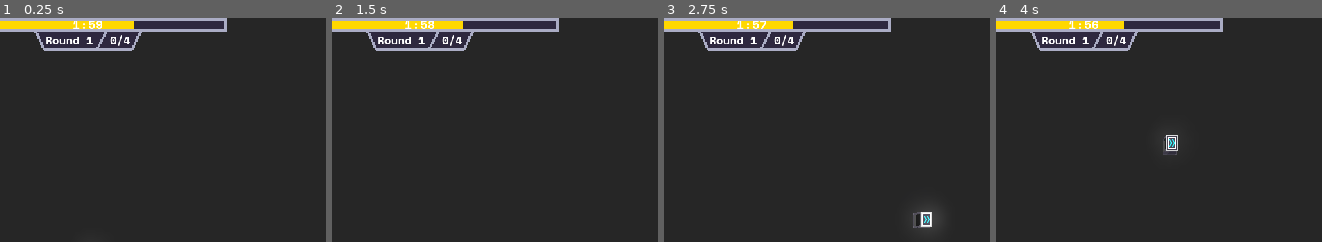
Above: before the commit, frames 1-4 (left to right).
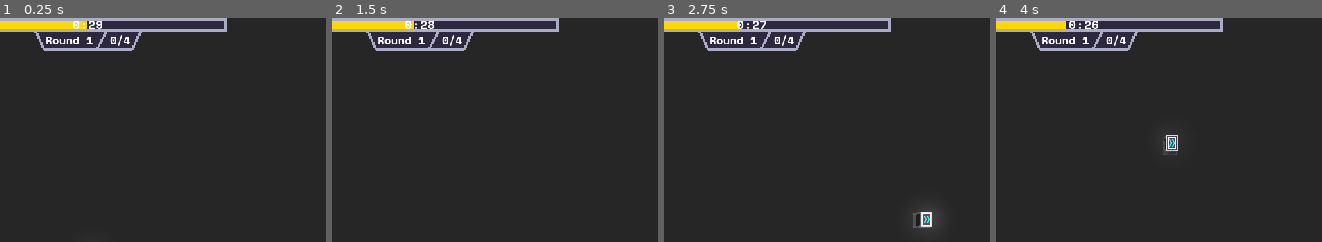
Above: after the commit, the same moments.

Repository: apia46/ThingDeliverer
Game: Godot game, scene res://scenes/game.tscn
Same seed, same stepped clock (60 frames per second), same inputs: the game is played once before the commit and once after it.
Inputs (mouse positions are % of the whole screen's width and height, from its top left):
- Up to frame 1 (0.25 s): no input
- Up to frame 2 (1.5 s): click (58, 96) at 0.5 s; click "0" at 1.25 s
- Up to frame 3 (2.75 s): tap Enter at 2 s; move the mouse to (88, 45) at 2.02 s; hold D from 2.03 s (still down); tap E at 2.1 s; click (88, 45) at 2.17 s
- Up to frame 4 (4 s): release D at 2.75 s; drag from (37, 55) to (55, 70) at 2.77 s; tap Space at 3.5 s; move the mouse to (73, 28) at 3.52 s; hold D from 3.53 s (still down); tap F at 3.6 s; click (73, 28) at 3.67 s
The pictures show only the part of the screen within x 48-98%, y 0-50%; the shares and areas given below are measured in that part.

The runs differ from the first frame. In frame 1, 0.5% of the frame differs, in the area x 22-42%, y 1-5%; in frame 2, 0.5%; in frame 3, 0.6%; in frame 4, 0.6%, in the area x 21-40%, y 1-5%.

Commit message:
rounds system basically done

Diff:
--- a/scenes/endRoundScreen.tscn
+++ b/scenes/endRoundScreen.tscn
@@ -1,9 +1,13 @@
-[gd_scene load_steps=9 format=3 uid="uid://cxlfdyydtrumi"]
+[gd_scene load_steps=14 format=3 uid="uid://dwcm4ycttlsw1"]
 
 [ext_resource type="FontFile" uid="uid://mgbewlhf6ayn" path="res://resources/ui/SpaceMono-Bold.woff" id="1_agm60"]
+[ext_resource type="Script" uid="uid://cpjc0gipy7vj5" path="res://scripts/endRoundScreen.gd" id="1_klblk"]
 [ext_resource type="Texture2D" uid="uid://75jslkjx6ebq" path="res://resources/ui/undergroundSelected.png" id="2_qal0e"]
 [ext_resource type="FontFile" uid="uid://cbeu4lg1vkpgk" path="res://resources/ui/SpaceMono-Regular.woff" id="3_jeis1"]
 [ext_resource type="Texture2D" uid="uid://byvhjuk24w60g" path="res://resources/ui/entityButton.png" id="4_k1xcv"]
+
+[sub_resource type="StyleBoxFlat" id="StyleBoxFlat_vj7qv"]
+bg_color = Color(0, 0, 0, 0.501961)
 
 [sub_resource type="LabelSettings" id="LabelSettings_hl1qf"]
 font = ExtResource("1_agm60")
@@ -24,13 +28,20 @@
 font = ExtResource("3_jeis1")
 font_size = 24
 
-[node name="endRoundScreen" type="Control"]
-layout_mode = 3
+[sub_resource type="StyleBoxEmpty" id="StyleBoxEmpty_klblk"]
+
+[sub_resource type="StyleBoxEmpty" id="StyleBoxEmpty_20d63"]
+
+[sub_resource type="StyleBoxEmpty" id="StyleBoxEmpty_itomd"]
+
+[node name="endRoundScreen" type="Panel"]
 anchors_preset = 15
 anchor_right = 1.0
 anchor_bottom = 1.0
 grow_horizontal = 2
 grow_vertical = 2
+theme_override_styles/panel = SubResource("StyleBoxFlat_vj7qv")
+script = ExtResource("1_klblk")
 
 [node name="VBoxContainer" type="VBoxContainer" parent="."]
 layout_mode = 1
@@ -90,7 +101,12 @@
 label_settings = SubResource("LabelSettings_14ou0")
 horizontal_alignment = 1
 
+[node name="Button" type="Button" parent="VBoxContainer/options/option"]
+layout_mode = 2
+theme_override_styles/normal = SubResource("StyleBoxEmpty_klblk")
+
 [node name="option2" type="PanelContainer" parent="VBoxContainer/options"]
+unique_name_in_owner = true
 custom_minimum_size = Vector2(400, 80)
 layout_mode = 2
 theme_override_styles/panel = SubResource("StyleBoxFlat_vb2fb")
@@ -113,6 +129,45 @@
 [node name="Label" type="Label" parent="VBoxContainer/options/option2/MarginContainer/HBoxContainer"]
 layout_mode = 2
 size_flags_horizontal = 3
-text = "1x new space(s)"
+text = "other option"
 label_settings = SubResource("LabelSettings_14ou0")
 horizontal_alignment = 1
+
+[node name="Button2" type="Button" parent="VBoxContainer/options/option2"]
+layout_mode = 2
+theme_override_styles/normal = SubResource("StyleBoxEmpty_20d63")
+
+[node name="option3" type="PanelContainer" parent="VBoxContainer/options"]
+custom_minimum_size = Vector2(400, 80)
+layout_mode = 2
+theme_override_styles/panel = SubResource("StyleBoxFlat_vb2fb")
+
+[node name="MarginContainer" type="MarginContainer" parent="VBoxContainer/options/option3"]
+layout_mode = 2
+theme_override_constants/margin_left = 4
+theme_override_constants/margin_top = 4
+theme_override_constants/margin_right = 4
+theme_override_constants/margin_bottom = 4
+
+[node name="HBoxContainer" type="HBoxContainer" parent="VBoxContainer/options/option3/MarginContainer"]
+layout_mode = 2
+
+[node name="TextureRect" type="TextureRect" parent="VBoxContainer/options/option3/MarginContainer/HBoxContainer"]
+layout_mode = 2
+texture = ExtResource("4_k1xcv")
+expand_mode = 2
+
+[node name="Label" type="Label" parent="VBoxContainer/options/option3/MarginContainer/HBoxContainer"]
+layout_mode = 2
+size_flags_horizontal = 3
+text = "third opption"
+label_settings = SubResource("LabelSettings_14ou0")
+horizontal_alignment = 1
+
+[node name="Button3" type="Button" parent="VBoxContainer/options/option3"]
+layout_mode = 2
+theme_override_styles/normal = SubResource("StyleBoxEmpty_itomd")
+
+[connection signal="pressed" from="VBoxContainer/options/option/Button" to="." method="optionChosen" binds= [0]]
+[connection signal="pressed" from="VBoxContainer/options/option2/Button2" to="." method="optionChosen" binds= [1]]
+[connection signal="pressed" from="VBoxContainer/options/option3/Button3" to="." method="optionChosen" binds= [2]]
--- a/scenes/ui.tscn
+++ b/scenes/ui.tscn
@@ -81,6 +81,11 @@
 grow_horizontal = 2
 grow_vertical = 2
 script = ExtResource("1_7dvkv")
+
+[node name="endRoundScreen" parent="." instance=ExtResource("9_cgfq5")]
+unique_name_in_owner = true
+visible = false
+layout_mode = 1
 
 [node name="hotbar" type="HBoxContainer" parent="."]
 layout_mode = 1
@@ -178,15 +183,15 @@
 size_flags_vertical = 1
 theme_override_styles/background = SubResource("StyleBoxFlat_p7vwb")
 theme_override_styles/fill = SubResource("StyleBoxFlat_ktti3")
-max_value = 180.0
-value = 120.0
+max_value = 60.0
+value = 30.0
 allow_greater = true
 show_percentage = false
 
 [node name="timer" type="Label" parent="VBoxContainer/timerPanel"]
 unique_name_in_owner = true
 layout_mode = 2
-text = "02:00"
+text = "00:30"
 label_settings = SubResource("LabelSettings_cgfq5")
 horizontal_alignment = 1
 vertical_alignment = 1
@@ -234,10 +239,5 @@
 flip_h = true
 flip_v = true
 
-[node name="endRoundScreen" parent="." instance=ExtResource("9_cgfq5")]
-unique_name_in_owner = true
-visible = false
-layout_mode = 1
-
 [connection signal="pressed" from="hotbar/hotbarPanel/hotbarInner/belt" to="." method="belt"]
 [connection signal="pressed" from="hotbar/hotbarPanel/hotbarInner/underground" to="." method="underground"]
--- /dev/null
+++ b/scripts/endRoundScreen.gd
@@ -0,0 +1,11 @@
+extends Panel
+
+@onready var game = get_node("/root/game")
+var options = [undergrounds, null, null]
+
+func optionChosen(which) -> void:
+	options[which].call()
+	game.nextRound()
+
+func undergrounds() -> void:
+	game.undergroundsAvailable += 5
--- a/scripts/game.gd
+++ b/scripts/game.gd
@@ -2,7 +2,6 @@
 class_name Game
 
 const FLOOR_MATERIAL:ShaderMaterial = preload("res://resources/floor.tres")
-const SCREEN_SIZE:Vector2 = Vector2(1152, 648)
 const CAMERA_MOVE_SPEED:float = 5
 
 @onready var scene = $"scene"
@@ -14,14 +13,14 @@
 var cursorPosition:Vector2i
 
 var cycle:float = 0
-var timeLeft:float = 120
+var timeLeft:float = 30
 
 var objectToPlace:Object = Belt
 var undergroundInputStoredNode:PathNode
 var undergroundsAvailable = 0:
 	set(value):
 		undergroundsAvailable = value
-		ui.updateUndergroundsCount(undergroundsAvailable)
+		ui.updateUndergroundsCount()
 
 var currentRotation:U.ROTATIONS = U.ROTATIONS.UP:
 	set(value):
@@ -34,7 +33,7 @@
 var rounds:int = 1
 var pathsThisRound:int = 0
 var pathsPerRound:int = 4
-var timerPaused:bool = false
+var paused:bool = false
 
 var isDebug:bool = false
 
@@ -60,26 +59,28 @@
 
 	FLOOR_MATERIAL.set_shader_parameter("interpolation", clamp($"camera".position.y * 0.05 - 0.75, 0, 1))
 
-	cursorPosition = floor(U.xz($"camera".position) + (get_viewport().get_mouse_position() / SCREEN_SIZE - U.v2(0.5)) * effectiveScreenSize)
+	cursorPosition = floor(U.xz($"camera".position) + (get_viewport().get_mouse_position() / Vector2(get_viewport().size) - U.v2(0.5)) * effectiveScreenSize)
 	$"cursor".position = U.fxz(cursorPosition) + U.v3(0.5)
 
-	cycle += 4 * delta
+	if paused: cycle += delta
+	else: cycle += 4 * delta
 	if cycle >= 1:
 		cycle -= 1
 	scene.items.updateDisplays()
 
-	if !timerPaused:
+	if !paused:
 		timeLeft -= delta
-		ui.updateTimer(timeLeft)
+	ui.updateTimer()
 
 func _input(event:InputEvent) -> void:
+	if paused: return
 	if event is InputEventMouseMotion:
 		if Input.is_mouse_button_pressed(MOUSE_BUTTON_MIDDLE):
 			$"camera".position -= U.fxz(event.relative) * intendedCameraHeight * 0.00237
 		elif Input.is_mouse_button_pressed(MOUSE_BUTTON_LEFT) or Input.is_mouse_button_pressed(MOUSE_BUTTON_RIGHT):
 			# placeDrag, deletedrag
-			cursorPosition = floor(U.xz($"camera".position) + (event.position / SCREEN_SIZE - U.v2(0.5)) * effectiveScreenSize)
-			var previousCursorPosition:Vector2i = floor(U.xz($"camera".position) + ((event.position - event.relative) / SCREEN_SIZE - U.v2(0.5)) * effectiveScreenSize)
+			cursorPosition = floor(U.xz($"camera".position) + (event.position / Vector2(get_viewport().size) - U.v2(0.5)) * effectiveScreenSize)
+			var previousCursorPosition:Vector2i = floor(U.xz($"camera".position) + ((event.position - event.relative) / Vector2(get_viewport().size) - U.v2(0.5)) * effectiveScreenSize)
 			if abs(event.relative.x) > abs(event.relative.y):
 				var dragSign = sign(cursorPosition.x - previousCursorPosition.x)
 				for i in abs(cursorPosition.x - previousCursorPosition.x) + 1:
@@ -111,6 +112,7 @@
 					else: intendedCameraHeight = 76.2939453125; upperCameraHeight = 76.2939453125
 
 func place() -> Entity:
+	if paused: return
 	var entityPresent: Entity = scene.getEntity(cursorPosition)
 	if entityPresent is InputOutput: return null
 	if !scene.getSpace(cursorPosition): return null
@@ -154,11 +156,14 @@
 	# should be possible
 	if !scene.getSpace(pos + U.rotate(Vector2i(0,-1), rot)): return true
 	if scene.getEntity(pos + U.rotate(Vector2i(0,-1), rot)): return true
+	# be out in the open
+	if scene.getEntity(pos + U.rotate(Vector2i(1,0), rot)) and randf() > 0.6: return true
+	if scene.getEntity(pos + U.rotate(Vector2i(-1,0), rot)) and randf() > 0.6: return true
 	# not too close to edge
-	if !scene.getSpace(pos + Vector2i(-3, 0)) and randf() > 0.8: return true
-	if !scene.getSpace(pos + Vector2i(3, 0)) and randf() > 0.8: return true
-	if !scene.getSpace(pos + Vector2i(0, 3)) and randf() > 0.8: return true
-	if !scene.getSpace(pos + Vector2i(0, -3)) and randf() > 0.8: return true
+	if !scene.getSpace(pos + Vector2i(-3, 0)) and randf() > 0.4: return true
+	if !scene.getSpace(pos + Vector2i(3, 0)) and randf() > 0.4: return true
+	if !scene.getSpace(pos + Vector2i(0, 3)) and randf() > 0.4: return true
+	if !scene.getSpace(pos + Vector2i(0, -3)) and randf() > 0.4: return true
 	return false
 
 func newInputOutputs() -> void:
@@ -187,17 +192,33 @@
 
 func pathComplete() -> void:
 	for pathcheck in paths: if !pathcheck.completed:return
-	timeLeft += 10
-	undergroundsAvailable += 1
 	pathsThisRound += 1
 	if pathsThisRound == pathsPerRound:
-		rounds += 1
-		ui.updateRoundsCount(rounds)
-		pathsThisRound = 0
-		timerPaused = true
+		timeLeft += 30
+		ui.updateRoundsCount()
+		paused = true
 		ui.showEndRoundScreen()
-	ui.updatePathsCount(pathsThisRound, pathsPerRound)
+		setCursor()
+	else: newInputOutputs()
+	ui.updatePathsCount()
+
+func nextRound() -> void:
+	rounds += 1
+	pathsThisRound = 0
+	ui.updateRoundsCount()
+	ui.updatePathsCount()
+	paused = false
+	ui.hideEndRoundScreen()
+	randomNewSpace()
+	randomNewSpace()
 	newInputOutputs()
+	setCursor()
+
+func randomNewSpace() -> void:
+	while true:
+		var space:Space = scene.spaces[scene.spaces.keys()[randi_range(0, len(scene.spaces) - 1)]]
+		var randomPosition = space.position + [Vector2i(-Scene.SPACE_SIZE,0),Vector2i(Scene.SPACE_SIZE,0),Vector2i(0,-Scene.SPACE_SIZE),Vector2i(0,Scene.SPACE_SIZE)][randi_range(0,3)]
+		if scene.newSpace(randomPosition): return
 
 func addRunningTimer(time:float, running:Callable):
 	var timer = RunningTimer.new()
@@ -218,6 +239,7 @@
 			Belt: $"cursor".mesh = preload("res://meshes/beltStraight.tres")
 			UndergroundInput: $"cursor".mesh = preload("res://meshes/undergroundInput.tres")
 			UndergroundOutput: $"cursor".mesh = preload("res://meshes/undergroundOutput.tres")
+	$"cursor".visible = !paused
 	$"cursor".rotation.y = U.rotToRad(currentRotation)
 
 class RunningTimer:
--- a/scripts/items.gd
+++ b/scripts/items.gd
@@ -2,17 +2,18 @@
 class_name Items
 
 const ONE_OVER_LOG_TWO = 1 / log(2)
+const DISAPPEAR_TRANSFORM = Transform3D(Vector3(0,0,0),Vector3(0,0,0),Vector3(0,0,0),Vector3(0,0,0))
 
 enum TYPES {BOX}
 @onready var game = get_node("/root/game")
-@onready var multiMeshIntances:Array[MultiMeshInstance3D] = [$"box"]
+@onready var multiMeshInstances:Array[MultiMeshInstance3D] = [$"box"]
 
 var displays:Array[Array] = [[]]
 var displayCounts = [32]
 func updateDisplays():
 	var i:int = 0
 	for type:Array[Display] in displays:
-		var multimesh:MultiMesh = multiMeshIntances[i].multimesh
+		var multimesh:MultiMesh = multiMeshInstances[i].multimesh
 		if len(type) >= displayCounts[i]:
 			displayCounts[i] = displayCounts[i] << 1
 			multimesh.instance_count = displayCounts[i]
@@ -27,6 +28,7 @@
 	return display
 
 func removeDisplay(display:Display) -> Display:
+	multiMeshInstances[display.type].multimesh.set_instance_transform(len(displays[display.type]), DISAPPEAR_TRANSFORM)
 	displays[display.type].pop_at(display.index)
 	for i in range(display.index, len(displays[display.type])): displays[display.type][i].index -= 1
 	return null
--- a/scripts/scene.gd
+++ b/scripts/scene.gd
@@ -40,7 +40,7 @@
 
 func newSpace(pos:Vector2i) -> Space:
 	assert(U.v2iposmod(pos,SPACE_SIZE) == Vector2i(0,0))
-	if getSpace(pos): return getSpace(pos)
+	if getSpace(pos): return null
 	var space = Space.new(pos, self)
 	spaces[pos] = space
 	return space
--- a/scripts/ui.gd
+++ b/scripts/ui.gd
@@ -11,20 +11,18 @@
 func belt() -> void: game.setCursor(Belt)
 func underground() -> void: game.setCursor(UndergroundInput)
 
-func updateTimer(time:float) -> void:
-	%timerBar.value = time
-	%timer.text = U.timeToText(time)
+func updateTimer() -> void:
+	%timerBar.value = game.timeLeft
+	%timer.text = U.timeToText(game.timeLeft)
 
-func updateUndergroundsCount(amount:int) -> void:
-	%undergroundsCount.text = str(amount)
-	if amount == 0: %undergroundsCount.get_theme_stylebox("normal").border_color = Color("#aaacc4")
+func updateUndergroundsCount() -> void:
+	%undergroundsCount.text = str(game.undergroundsAvailable)
+	if game.undergroundsAvailable == 0: %undergroundsCount.get_theme_stylebox("normal").border_color = Color("#aaacc4")
 	else: %undergroundsCount.get_theme_stylebox("normal").border_color = Color("#ffd800")
 
-func updateRoundsCount(amount:int) -> void:
-	%roundsCount.text = "Round " + str(amount)
+func updateRoundsCount() -> void: %roundsCount.text = "Round " + str(game.rounds)
 
-func updatePathsCount(amount:int, total:int) -> void:
-	%pathsCount.text = str(amount) + "/" + str(total)
+func updatePathsCount() -> void: %pathsCount.text = str(game.pathsThisRound) + "/" + str(game.pathsPerRound)
 
-func showEndRoundScreen() -> void:
-	%endRoundScreen.visible = true
+func showEndRoundScreen() -> void: %endRoundScreen.visible = true
+func hideEndRoundScreen() -> void: %endRoundScreen.visible = false
Not shown: 1 places in scenes/ui.tscn that only renumber resources
Not shown, added: scripts/endRoundScreen.gd.uid
